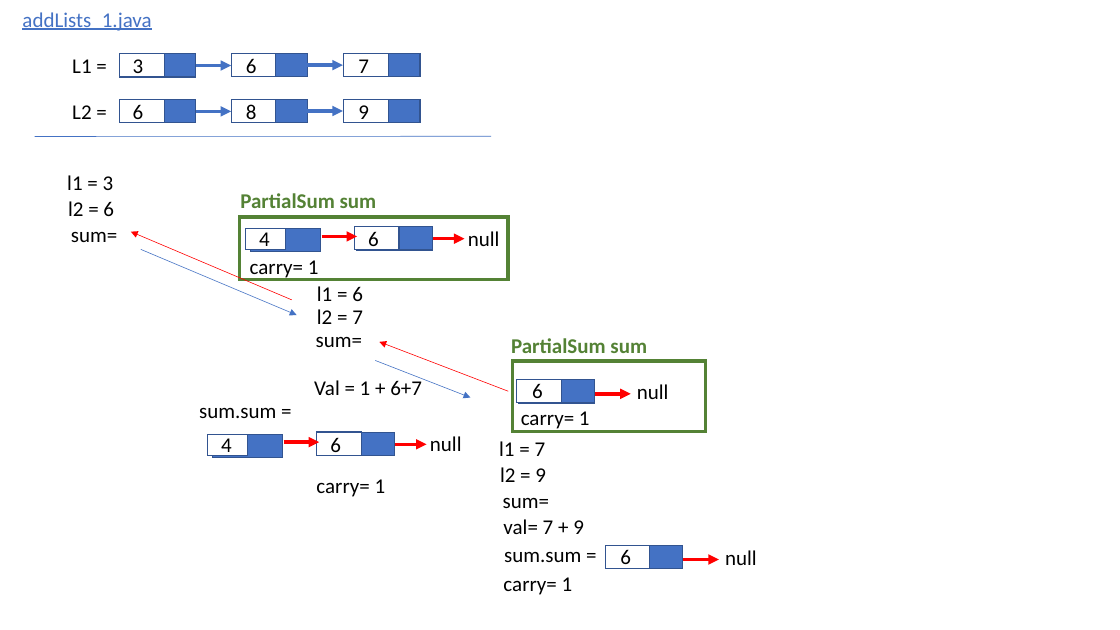
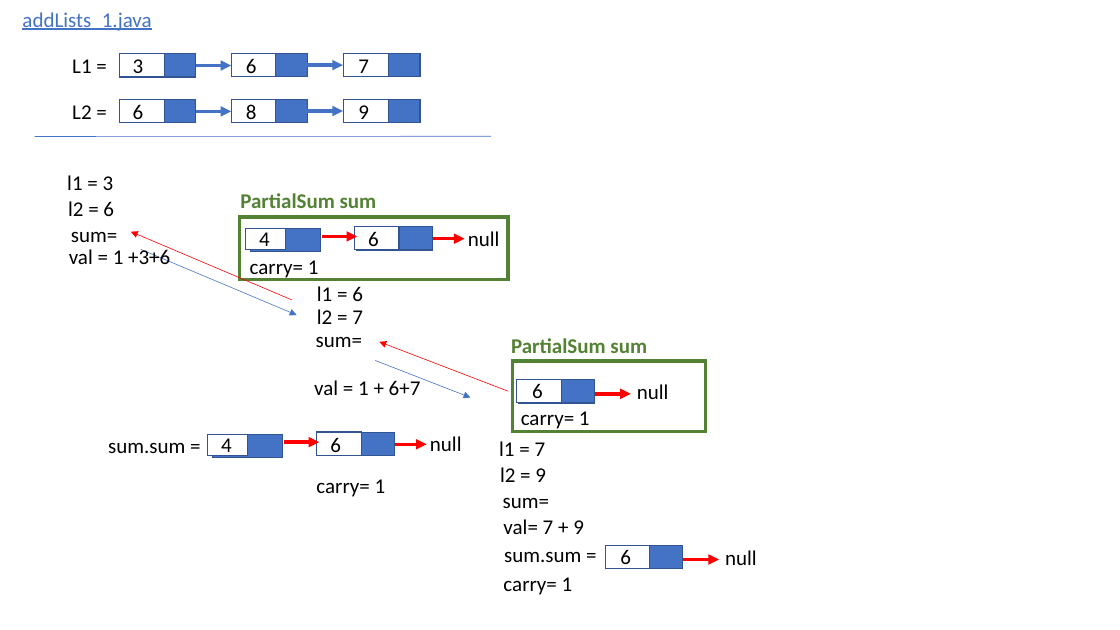
Before and after one commit to juyoung228/Evolving_Basic, a slide deck: slide 3 of Cracking_the_coding_interview/Java/src_explanation/2.5.Sum.pptx. Drawn at 1120x630 pixels with LibreOffice and Linux fonts; fonts in the diff are those of the drawing. Boxes give left, top, right and bottom in pixels: in the first picture for what was removed or moved away, otherwise in the second. Text is boxed around its words. In the diff, an @@ line names an element or a change of style, - is before the commit and + after.

Commit message:
edit the file

```diff
--- a/Cracking_the_coding_interview/Java/src_explanation/2.5.Sum.pptx
+++ b/Cracking_the_coding_interview/Java/src_explanation/2.5.Sum.pptx
@@ text added at <box>69,247,170,264</box>, 18 pt, text #000000 @@
+val = 1 +3+6
@@ text at <box>314,378,421,395</box>: text changed @@
-Val = 1 + 6+7
+val = 1 + 6+7
@@ text "sum.sum =": place and size @@
-text "sum.sum =" at <box>199,408,276,418</box>
+text "sum.sum =" at <box>108,443,185,453</box>
```
